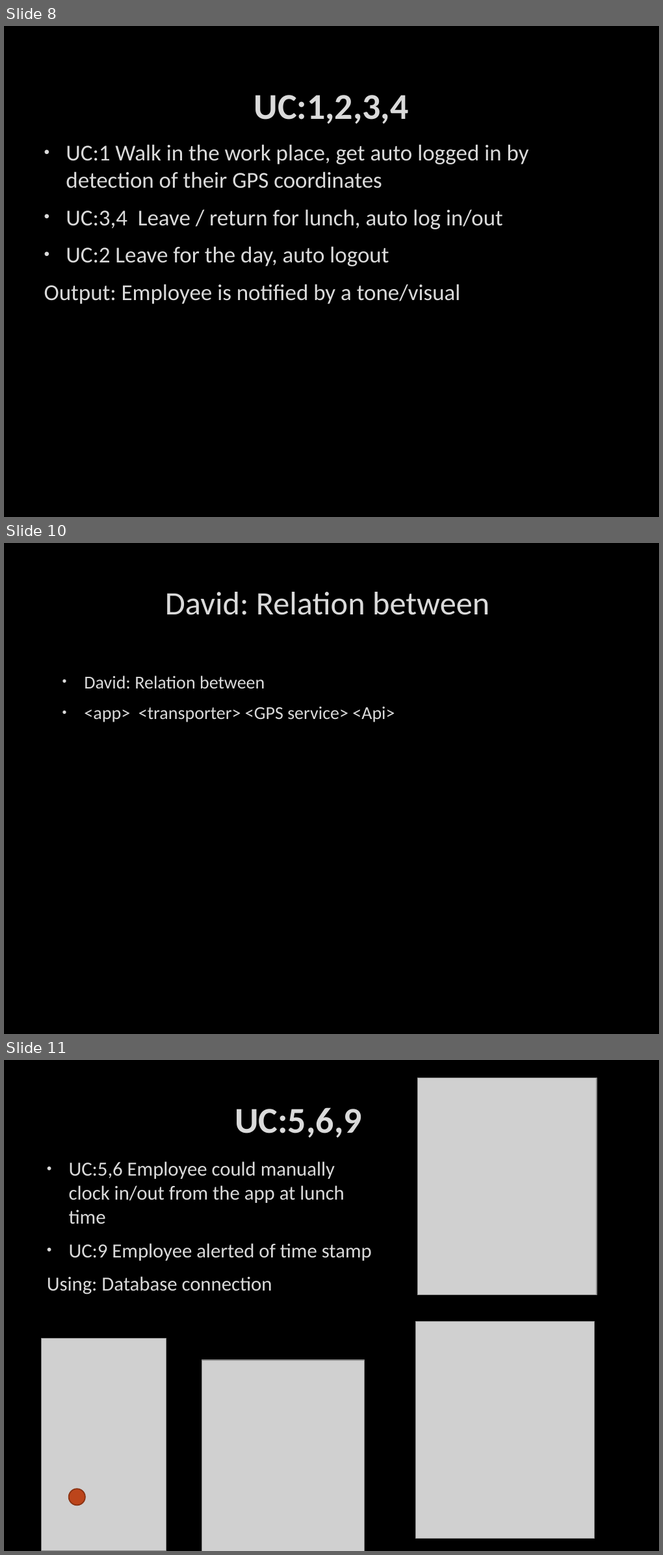
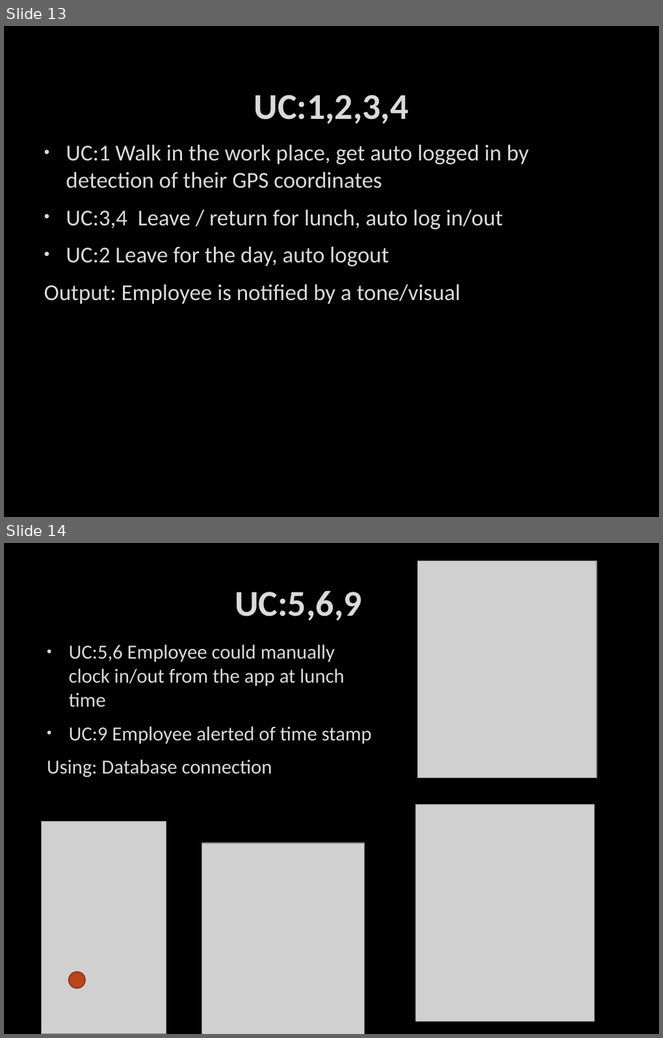
Before and after one commit to ddave2122/Group6, a slide deck: MobAppFinalPresent.pptx. Shown one above the other, each under a label of ours: slides 8, 10 and 11 before the commit, slides 13 and 14 after it; the slides between them are not shown. The pictures are 663x1555 and 663x1038 pixels, drawn with LibreOffice and Linux fonts; fonts in the diff are those of the drawing; grey boxes stand for pictures; background and template pictures are left out. Boxes give left, top, right and bottom in pixels: in the first picture for what was removed or moved away, otherwise in the second. Text is boxed around its words. In the diff, an @@ line names an element or a change of style, - is before the commit and + after.

```diff
--- a/MobAppFinalPresent.pptx
+++ b/MobAppFinalPresent.pptx
@@ slide 10 removed at [4,543,659,1034], background picture (left out) @@
@@ title removed at [165,592,490,615] @@
-David: Relation between
@@ text removed at [84,676,395,722] @@
-• David: Relation between
-• <app> <transporter> <GPS service> <Api>
@@ what was slide 8 is now slide 13 @@
@@ what was slide 11 is now slide 14 @@
```
Also in this commit, not shown: 4 slides changed, 5 slides added, 2 other slides removed, 5 other files.
